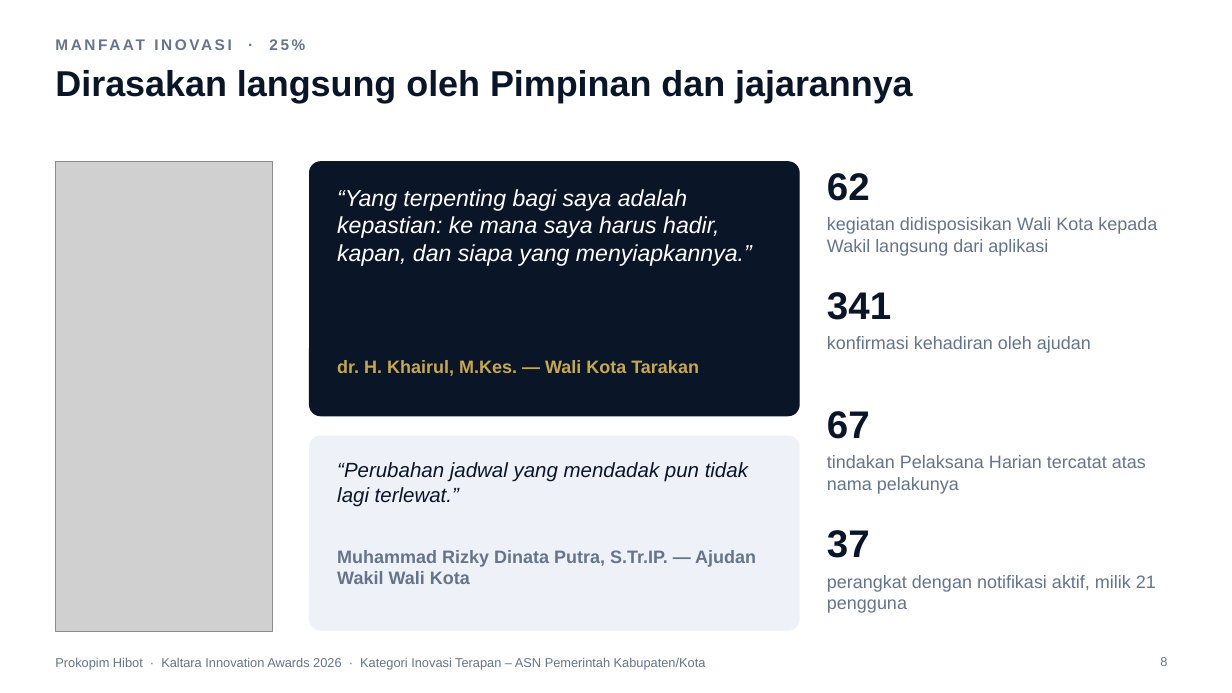
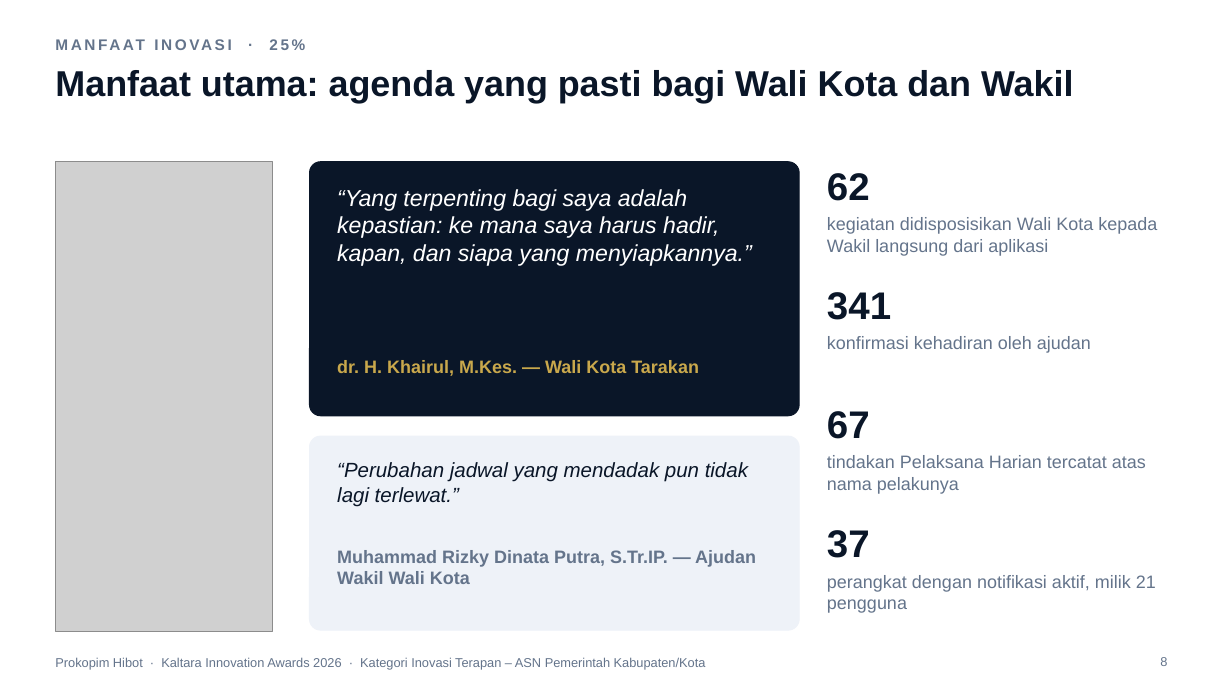
Before and after one commit to ega394/joyful-visuals, a slide deck: slide 8 of docs/lomba/kaltara/Paparan-Prokopim-Hibot-Kaltara-2026.pptx. Drawn at 1232x693 pixels with LibreOffice and Linux fonts; fonts in the diff are those of the drawing; grey boxes stand for pictures; background and template pictures are left out. Boxes give left, top, right and bottom in pixels: in the first picture for what was removed or moved away, otherwise in the second. Text is boxed around its words. In the diff, an @@ line names an element or a change of style, - is before the commit and + after.

```diff
--- a/docs/lomba/kaltara/Paparan-Prokopim-Hibot-Kaltara-2026.pptx
+++ b/docs/lomba/kaltara/Paparan-Prokopim-Hibot-Kaltara-2026.pptx
@@ title at (x1=55, y1=70, x2=1073, y2=103): text changed @@
-Dirasakan langsung oleh Pimpinan dan jajarannya
+Manfaat utama: agenda yang pasti bagi Wali Kota dan Wakil
```
Also in this commit, not shown: 4 other slides changed, 18 other files.
